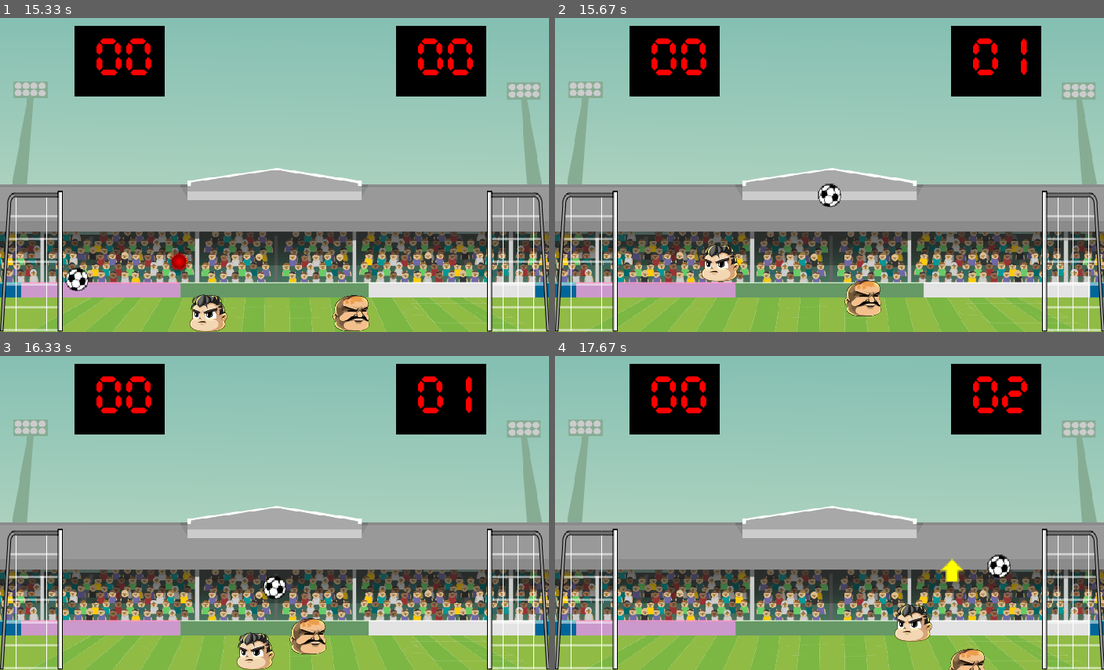
Above: before the commit, frames 1-4 (two rows, left to right).
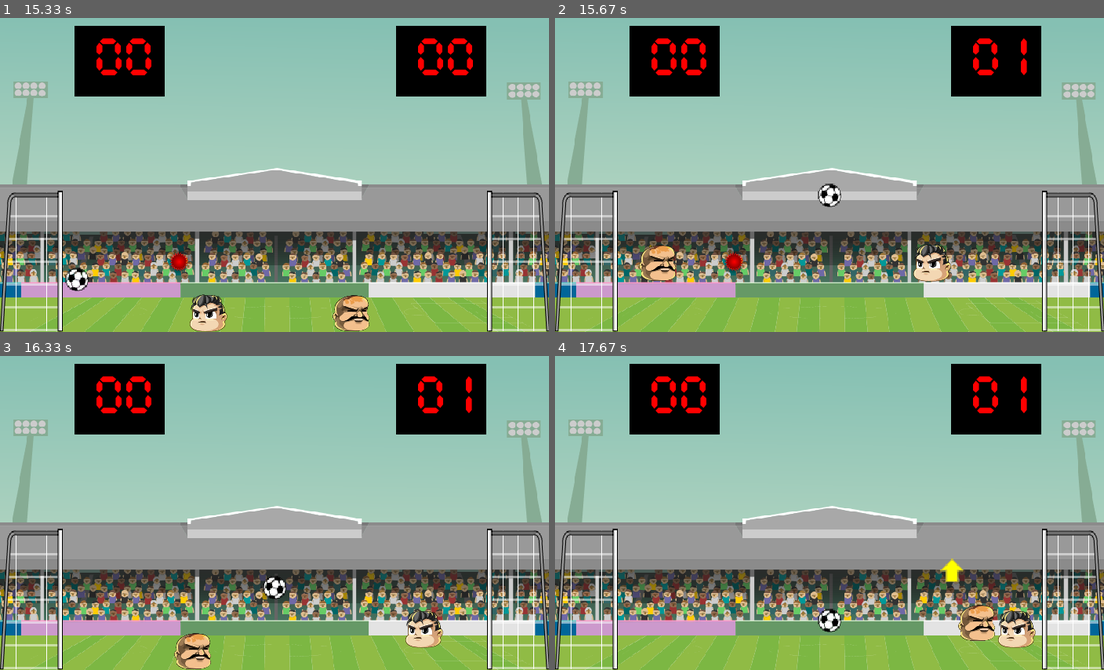
Above: after the commit, the same moments.

Repository: enricok/Head-Soccer_PyGame
Game: pygame game, started from jogo.py
Same seed, same stepped clock (60 frames per second), same inputs: the game is played once before the commit and once after it.
Inputs:
- Up to frame 1 (15.33 s): tap Space at 0.33 s; hold Up 9.63-10.1 s; hold Right 10.13-10.6 s; hold Left 10.63-11.17 s; hold Left 11.2-11.6 s; hold Up 11.63-12 s; hold W 11.63-12 s; hold Right 12.03-12.67 s; hold D 12.03-12.67 s; hold Left 12.7-13.17 s; hold A 12.7-13.17 s; hold Right 13.2-13.67 s; hold D 13.2-13.67 s; hold Up 13.7-14 s; hold W 13.7-14 s; hold Right 14.03-14.5 s; hold D 14.03-14.5 s; hold Left 14.53-15.07 s; hold A 14.53-15.07 s; hold Left from 15.1 s (still down); hold A from 15.1 s (still down)
- Up to frame 2 (15.67 s): release Left at 15.5 s; release A at 15.5 s; hold Up from 15.53 s (still down); hold W from 15.53 s (still down)
- Up to frame 3 (16.33 s): release Up at 15.9 s; release W at 15.9 s; hold Right from 15.93 s (still down); hold D from 15.93 s (still down)
- Up to frame 4 (17.67 s): release Right at 16.57 s; release D at 16.57 s; hold Left 16.6-17.07 s; hold A 16.6-17.07 s; hold Right 17.1-17.57 s; hold D 17.1-17.57 s; hold Up from 17.6 s (still down); hold W from 17.6 s (still down)

Frame 1 is identical in both runs. In frame 2, 2.6% of the frame differs, in the area x 15-73%, y 72-95%; in frame 3, 2.6%; in frame 4, 3.1%, in the area x 47-88%, y 6-100%.

Commit message:
jogadores voltam para o meio pos gol

Diff:
--- a/jogo.py
+++ b/jogo.py
@@ -145,6 +145,13 @@
             self.size_count = 0
             todos_sprites.add(size)
 
+    def reset_position(self):
+        #Reseta a bola e recomeca velocidades
+        self.rect.centerx = (WIDTH / 4) * 3
+        self.rect.bottom = HEIGHT - 10
+        player2.rect.centerx = WIDTH / 4
+        player2.rect.bottom = HEIGHT - 10
+
     # ----- Função do movimento do jogador 02
 class Player2 (pygame.sprite.Sprite):
     def __init__(self, img):
@@ -223,6 +230,14 @@
             self.size_count = 0
             todos_sprites.add (size)
 
+    def reset_position(self):
+        #Reseta a bola e recomeca velocidades
+        self.rect.centerx = WIDTH / 4
+        self.rect.bottom = HEIGHT - 10
+        player1.rect.centerx = (WIDTH / 4) * 3
+        player1.rect.bottom = HEIGHT - 10
+
+
 # ----- Função do movimento da Bola
 class Bola (pygame.sprite.Sprite):
     def __init__(self, img):
@@ -286,11 +301,13 @@
         # Verifica se é gol e conta os pontos
         if (self.rect.right < gol1.rect.right and self.rect.top > gol1.rect.top and not self.atravessou and not self.rect.colliderect(gol1.travessao_rect)):
             player1.pontuacao += 1
+            player1.reset_position()
             self.atravessou = True  # Gol valeu
             self.reset_position()
 
         elif (self.rect.left > gol2.rect.left and self.rect.top > gol2.rect.top and not self.atravessou and not self.rect.colliderect(gol2.travessao_rect)):
             player2.pontuacao += 1
+            player2.reset_position()
             self.atravessou = True  # Gol valeu
             self.reset_position()
 
